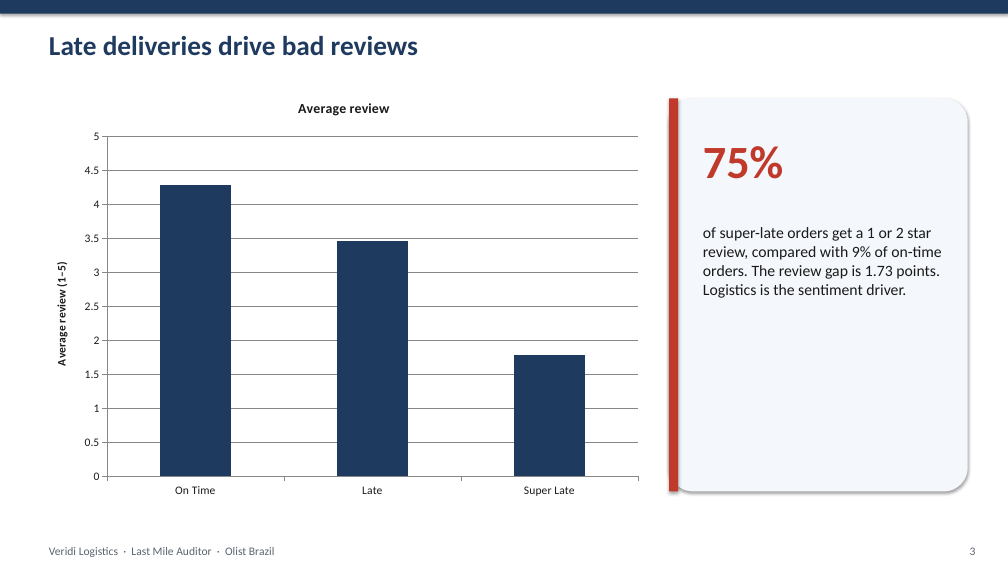
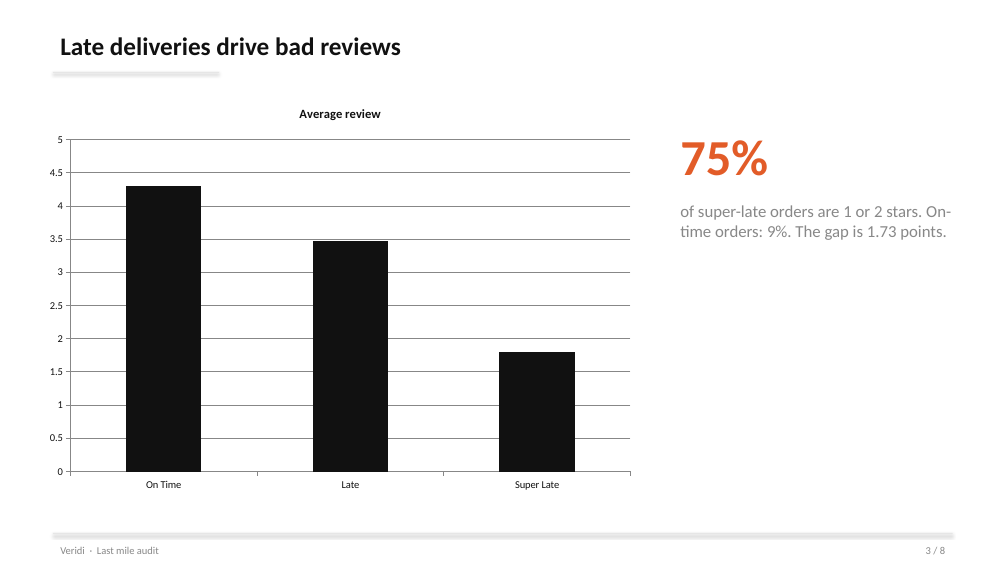
Before and after one commit to Jovz19200/AmaliTech-DEG-Project-based-challenges, a slide deck: slide 3 of data-engineering/Logistics-auditor/presentation/Last_Mile_Veridi.pptx. Drawn at 1008x567 pixels with LibreOffice and Linux fonts; fonts in the diff are those of the drawing. Boxes give left, top, right and bottom in pixels: in the first picture for what was removed or moved away, otherwise in the second. Text is boxed around its words. In the diff, an @@ line names an element or a change of style, - is before the commit and + after.

Commit message:
Restyle slides to a two-color minimal template.

```diff
--- a/data-engineering/Logistics-auditor/presentation/Last_Mile_Veridi.pptx
+++ b/data-engineering/Logistics-auditor/presentation/Last_Mile_Veridi.pptx
@@ rectangle removed at box(0, 0, 1008, 14) @@
@@ text "Late deliveries drive bad reviews": place and size @@
-text "Late deliveries drive bad reviews" at box(49, 36, 418, 56)
+text "Late deliveries drive bad reviews" at box(60, 37, 401, 56)
@@ text "Late deliveries drive bad reviews" at box(60, 37, 401, 56): size 26 to 24 pt, text colour #1F3A5F to #111111 @@
@@ rectangle added at box(53, 72, 219, 73), fill #E6E6E6 @@
@@ column chart at box(38, 91, 643, 499) @@
@@ colour of Average review #1F3A5F to #111111 @@
@@ value axis title "Average review (1–5)" to "" @@
@@ lettering changed @@
@@ column chart: place and size @@
-column chart at box(38, 83, 650, 507)
+column chart at box(38, 91, 643, 499)
@@ rounded rectangle removed at box(669, 98, 968, 492) @@
@@ rectangle removed at box(669, 98, 678, 492) @@
@@ text "75%": place and size @@
-text "75%" at box(703, 146, 783, 179)
+text "75%" at box(680, 140, 768, 176)
@@ text "75%" at box(680, 140, 768, 176): size 44 to 48 pt, text colour #C0392B to #E25C28 @@
@@ text at box(680, 205, 951, 240): text changed; size 15 to 16 pt; text colour #1A1A1A to #888888 @@
-of super-late orders get a 1 or 2 star review, compared with 9% of on-time orders. The review gap is 1.73 points. Logistics is the sentiment driver.
+of super-late orders are 1 or 2 stars. On-time orders: 9%. The gap is 1.73 points.
@@ rectangle added at box(53, 533, 953, 534), fill #E6E6E6 @@
@@ text at box(60, 547, 159, 554): text changed; size 11 to 10 pt; text colour #5A6472 to #888888 @@
-Veridi Logistics · Last Mile Auditor · Olist Brazil
+Veridi · Last mile audit
@@ text at box(926, 547, 945, 554): text changed; size 11 to 10 pt; text colour #5A6472 to #888888 @@
-3
+3 / 8
```
Also in this commit, not shown: 7 other slides changed.
